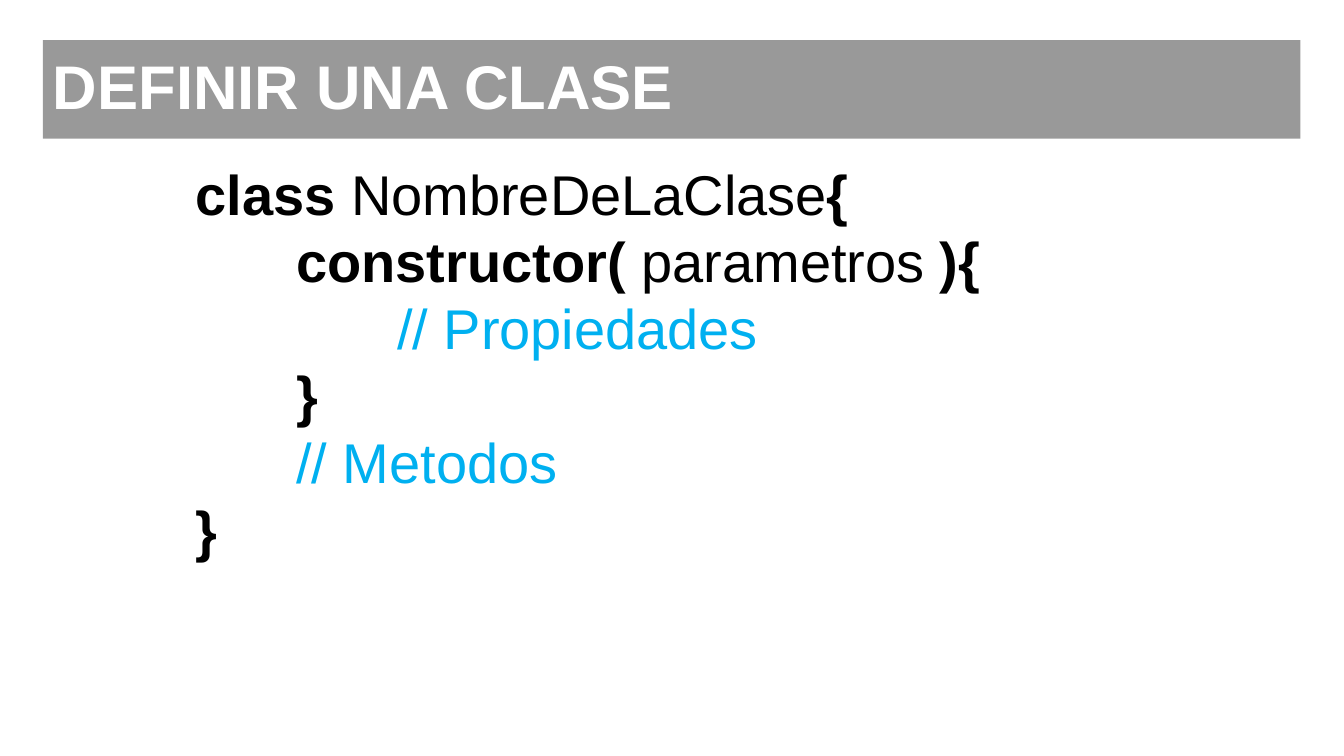
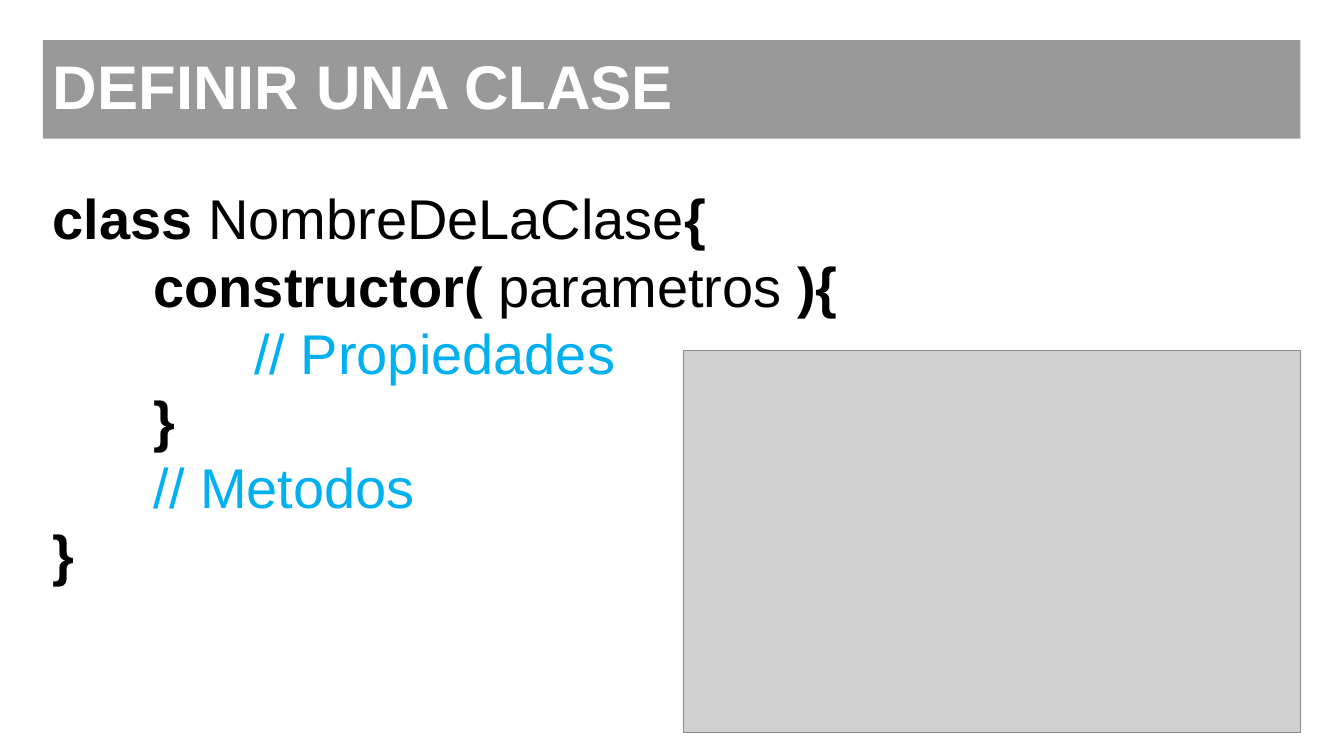
Before and after one commit to YPZ-24/Curso_FundamentosJS, a slide deck: slide 5 of Presentaciones/clase7.pptx (slide 7 before the commit). Drawn at 1344x756 pixels with LibreOffice and Linux fonts; fonts in the diff are those of the drawing; grey boxes stand for pictures; background and template pictures are left out. Boxes give left, top, right and bottom in pixels: in the first picture for what was removed or moved away, otherwise in the second. Text is boxed around its words. In the diff, an @@ line names an element or a change of style, - is before the commit and + after.

Commit message:
Clases

```diff
--- a/Presentaciones/clase7.pptx
+++ b/Presentaciones/clase7.pptx
@@ text "class NombreDeLaClase{": place and size @@
-text "class NombreDeLaClase{" at [196,174,924,484]
+text "class NombreDeLaClase{" at [53,198,782,509]
@@ picture added at [684,351,1301,733] @@
```
Also in this commit, not shown: 1 other slide changed, 9 slides added, 1 slide removed, 5 other files.
